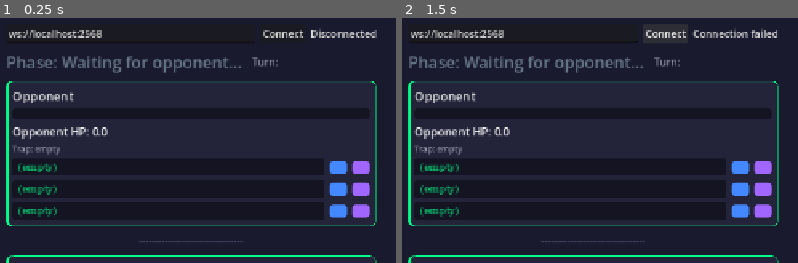
Above: before the commit, frames 1-2 (left to right).
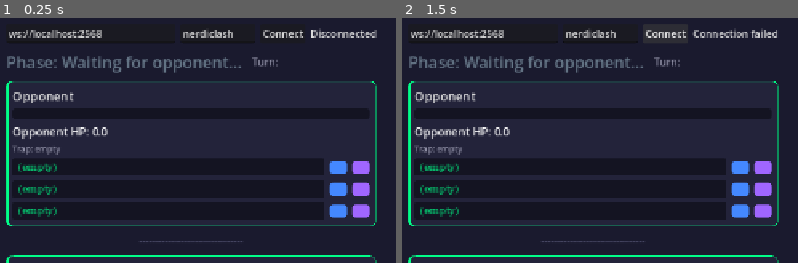
Above: after the commit, the same moments.

Repository: noodledon/NerdCard
Game: Godot game, scene res://game.tscn
Two runs of this game, one before a commit and one after it. Both use one fixed random seed, a clock stepped at 60 frames per second and the inputs below.
Inputs:
- Up to frame 1 (0.25 s): no input
- Up to frame 2 (1.5 s): click "Connect" at 0.5 s
The pictures show only the part of the screen within x 0-50%, y 0-50%; the shares and areas given below are measured in that part.

The runs differ from the first frame. In frame 1, 0.3% of the frame differs, in the area x 46-59%, y 4-9%; in frame 2, 0.3%.

Commit message:
feat(bridge): multiplex independent game rooms by join_room.room
Generated with [Devin](https://devin.ai)

Co-Authored-By: Devin <158243242+devin-ai-integration[bot]@users.noreply.github.com>

Diff:
--- a/client/game.gd
+++ b/client/game.gd
@@ -13,6 +13,7 @@
 
 extends Node2D
 
+@onready var connect_row: HBoxContainer = $CanvasLayer/MarginContainer/ScrollContainer/VBoxContainer/ConnectRow
 @onready var ip_line_edit: LineEdit = $CanvasLayer/MarginContainer/ScrollContainer/VBoxContainer/ConnectRow/IpLineEdit
 @onready var connect_button: Button = $CanvasLayer/MarginContainer/ScrollContainer/VBoxContainer/ConnectRow/ConnectButton
 @onready var status_label: Label = $CanvasLayer/MarginContainer/ScrollContainer/VBoxContainer/ConnectRow/StatusLabel
@@ -127,6 +128,11 @@
 var _defense_label: Label
 var _defense_pass_button: Button
 
+## Room-name field on the connect row, code-built in _ready like the defense
+## banner (keeps game.tscn untouched). The bridge routes join_room by it —
+## each name is an isolated 2P game, blank falls back to "nerdiclash".
+var _room_line_edit: LineEdit
+
 ## boardIds whose Build button was pressed and is awaiting a server state
 ## update. Cleared on every state_changed (send_intent is fire-and-forget;
 ## the next snapshot is the acknowledgement). Kept so a rapid double-render
@@ -139,12 +145,25 @@
 	ConnectionManager.connect("state_changed", Callable(self, "_on_state_changed"))
 	ConnectionManager.connect("error", Callable(self, "_on_connection_error"))
 	_build_defense_banner()
+	_build_room_field()
 	_render_from_model()
+
+
+## Room LineEdit between IpLineEdit and ConnectButton — a second named input
+## on the same row, matching the row's spacing conventions.
+func _build_room_field() -> void:
+	_room_line_edit = LineEdit.new()
+	_room_line_edit.text = ConnectionManager.room_name
+	_room_line_edit.placeholder_text = "room"
+	_room_line_edit.max_length = 32
+	_room_line_edit.custom_minimum_size = Vector2(120, 0)
+	connect_row.add_child(_room_line_edit)
+	connect_row.move_child(_room_line_edit, 1)
 
 
 func _on_connect_button_pressed() -> void:
 	status_label.text = "Connecting..."
-	ConnectionManager.connect_to_server(ip_line_edit.text)
+	ConnectionManager.connect_to_server(ip_line_edit.text, "", _room_line_edit.text)
 
 
 func _on_connected(role: String) -> void:
--- a/client/scripts/ConnectionManager.gd
+++ b/client/scripts/ConnectionManager.gd
@@ -14,7 +14,8 @@
 ##   Incoming: `{"type": "state_snapshot", "state": {...GameRoomState...}}`
 ##     mirrors ServerMessage's StateSnapshotSchema; `{"type": "error", "code",
 ##     "message", "retryable"}` mirrors ServerErrorSchema.
-##   Join handshake: `{"type": "join_room", "room": "nerdiclash",
+##   Join handshake: `{"type": "join_room", "room": <room_name — each name
+##     is an isolated 2P game; blank falls back to "nerdiclash">,
 ##     "displayName": <optional>, "sessionId": <optional>,
 ##     "reconnectToken": <optional>}` outbound,
 ##     `{"type": "joined", "sessionId": "...", "role": "p1"|"p2",
@@ -67,9 +68,12 @@
 	ws.connect("connection_failed", Callable(self, "_on_ws_connection_failed"))
 
 
-func connect_to_server(url: String, name_hint: String = "") -> void:
+func connect_to_server(url: String, name_hint: String = "", room_hint: String = "") -> void:
 	endpoint = url
 	display_name = name_hint
+	## Blank keeps the bridge default ("nerdiclash") — room names are
+	## [a-zA-Z0-9_-]{1,32} and each is an isolated 2P game (wave-11 T1).
+	room_name = room_hint if room_hint != "" else "nerdiclash"
 	_joined = false
 	_auto_retried = false
 	_room_full_notified = false
--- a/client/testkit/TestKit.gd
+++ b/client/testkit/TestKit.gd
@@ -248,7 +248,11 @@
 				ws.close()
 			return {"closed": ws != null}
 		"connect_ws":
-			_cm.connect_to_server(String(msg.get("url", "ws://localhost:2568")))
+			_cm.connect_to_server(
+				String(msg.get("url", "ws://localhost:2568")),
+				"",
+				String(msg.get("room", "")),
+			)
 			return {"connecting": true}
 		"get_log":
 			var include_snaps: bool = msg.get("include_snapshots", false)
Not shown, changed: server/src/__tests__/json-bridge.test.ts
Not shown, changed: server/src/json-bridge.ts
Not shown, changed: server/src/shared/ErrorCode.ts
